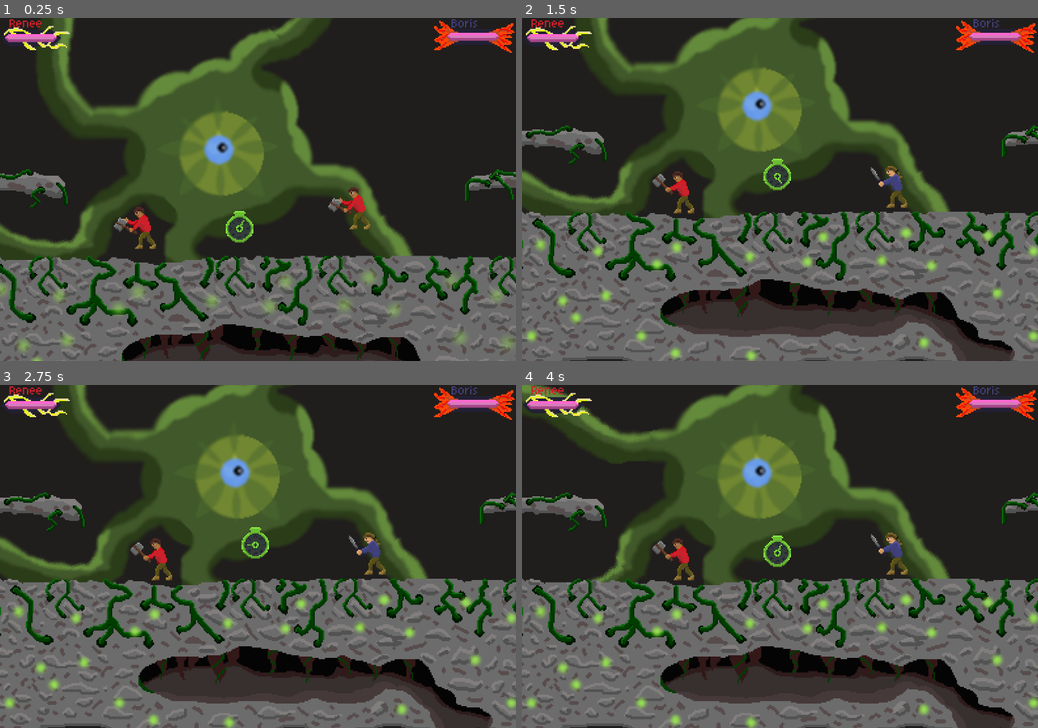
Above: before the commit, frames 1-4 (two rows, left to right).
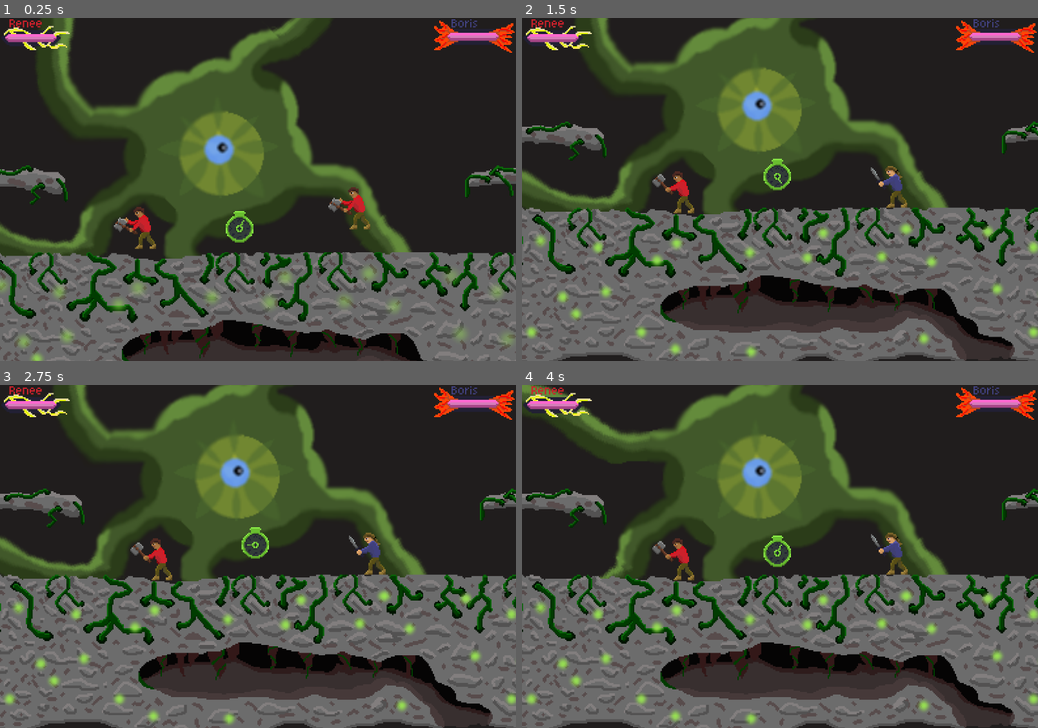
Above: after the commit, the same moments.

Repository: Justiniscoding/HavenHamilton
Game: Godot game, scene res://Scenes/game.tscn
Same seed, same stepped clock (60 frames per second), same inputs: the game is played once before the commit and once after it. Sound files missing from this copy of the repository are replaced by a short silence.
Inputs:
- Up to frame 1 (0.25 s): no input
- Up to frame 2 (1.5 s): tap Enter (Set1) at 0.5, 0.6 s; tap S (down2) at 1.35 s
- Up to frame 3 (2.75 s): hold Down (down1) from 2.03 s (still down); tap Enter (Set1) at 2.1 s
- Up to frame 4 (4 s): release Down (down1) at 2.78 s; tap S (down2) at 2.85 s; tap Enter (Set1) at 3.6 s

The runs differ from the first frame. In frame 1, 14% of the frame differs, in the area x 0-100%, y 42-100%; in frame 2, 19%, in the area x 0-100%, y 30-100%; in frame 3, 19%; in frame 4, 19%.
Error before the commit: Cannot call method 'connect' on a null value. (res://Scripts/game.gd:7)
Error after the commit: Cannot call method 'connect' on a null value. (res://Scripts/game.gd:10)

Commit message:
random token spawns

Diff:
--- a/Scenes/game.tscn
+++ b/Scenes/game.tscn
@@ -138,7 +138,7 @@
 offset_bottom = 37.0
 
 [node name="AnimatedSprite2D" type="AnimatedSprite2D" parent="." unique_id=1880161754]
-position = Vector2(22, 82)
+position = Vector2(22, 79)
 sprite_frames = SubResource("SpriteFrames_4042a")
 autoplay = "default"
 frame_progress = 0.37473872
--- a/Scripts/game.gd
+++ b/Scripts/game.gd
@@ -1,4 +1,7 @@
 extends Node2D
+
+var timeTokenScene = preload("res://Scenes/TimeToken.tscn")
+var timePerToken = 10
 
 func _ready() -> void:
 	$Control/Renee.value = 100
@@ -15,3 +18,15 @@
 	else:
 		tween.tween_property($Control/Boris, "value", Global.p1hp, 1.5)
 	tween.play()
+	# $Camera2D/Renee.value = Global.p1hp
+	# $Camera2D/Boris.value = Global.p2hp
+
+func _process(delta: float) -> void:
+	timePerToken -= delta
+	print(timePerToken)
+	if timePerToken <= 0:
+		var timeToken = timeTokenScene.instantiate()
+		add_child(timeToken)
+		timeToken.position.x = (randf() * 550) - 275
+		timeToken.position.y = 50
+		timePerToken = 8 + randf() * 4
